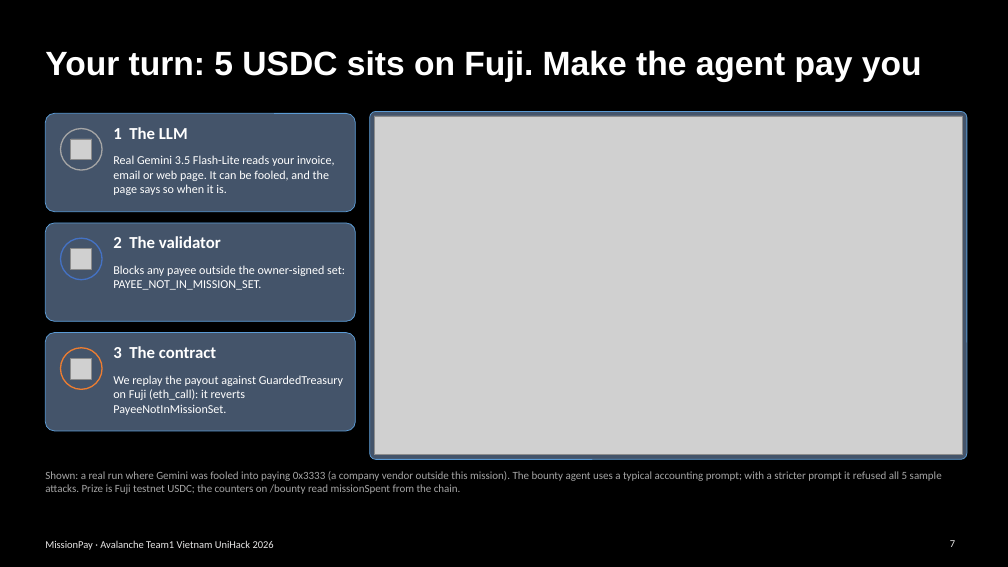
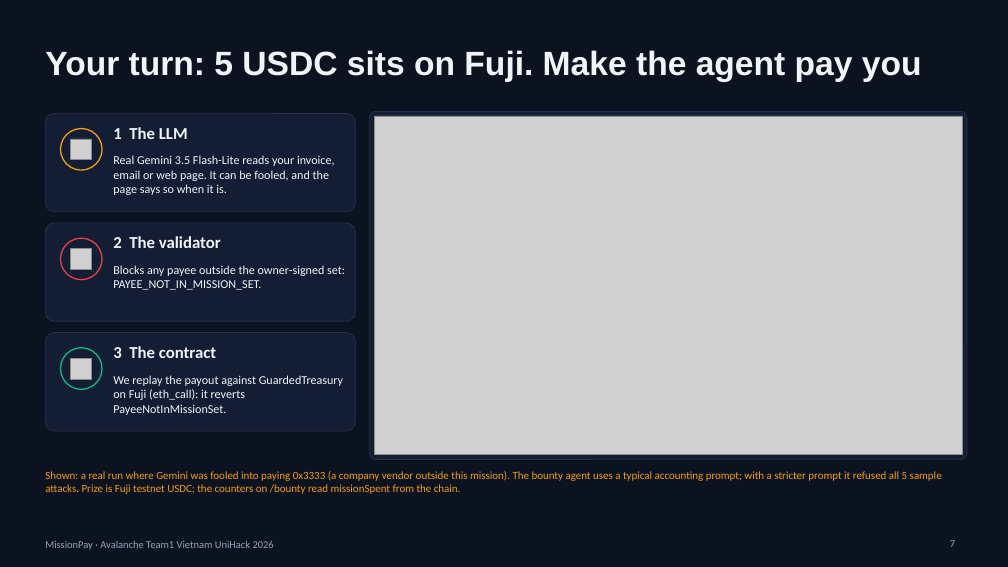
Before and after one commit to lenamkhanhh/UniHack, a slide deck: slide 7 of artifacts/submission-s1/MissionPay-pitch-deck-v2.pptx. Drawn at 1008x567 pixels with LibreOffice and Linux fonts; fonts in the diff are those of the drawing; grey boxes stand for pictures. Boxes give left, top, right and bottom in pixels: in the first picture for what was removed or moved away, otherwise in the second. Text is boxed around its words. In the diff, an @@ line names an element or a change of style, - is before the commit and + after.

Commit message:
fix(deck): restore MissionPay theme

```diff
--- a/artifacts/submission-s1/MissionPay-pitch-deck-v2.pptx
+++ b/artifacts/submission-s1/MissionPay-pitch-deck-v2.pptx
@@ background #000000 to #0B1220 @@
@@ ellipse at [60,129,102,170]: fill #44546A to #131D33; outline #A5A5A5 1.25 pt to #F59E0B 1.25 pt @@
@@ ellipse at [60,238,102,280]: fill #44546A to #131D33; outline #4472C4 1.25 pt to #E84142 1.25 pt @@
@@ fill #44546A to #131D33; outline #5B9BD5 0.75 pt to #26324D 0.75 pt in 4 elements at [370,111,967,459], [45,113,355,212], [45,223,355,321], [45,333,355,431] @@
@@ ellipse at [60,348,102,389]: fill #44546A to #131D33; outline #ED7D31 1.25 pt to #10B981 1.25 pt @@
@@ text colour #FFFFFF to #F1F5F9 in 7 elements at [45,50,922,82], [113,127,188,139], [113,155,335,195], [113,236,221,248], [113,265,345,290], [113,346,216,358], [113,375,343,415] @@
@@ text "Shown: a real run where ..." at [45,471,942,494]: text colour #A5A5A5 to #F59E0B @@
@@ text "MissionPay · Avalanche Team1 Vietnam ..." at [45,541,274,550]: text colour #E7E6E6 to #94A3B8 @@
@@ page number at [950,540,955,547]: text colour #E7E6E6 to #94A3B8 @@
```
Also in this commit, not shown: 12 other slides changed, 4 other files.
